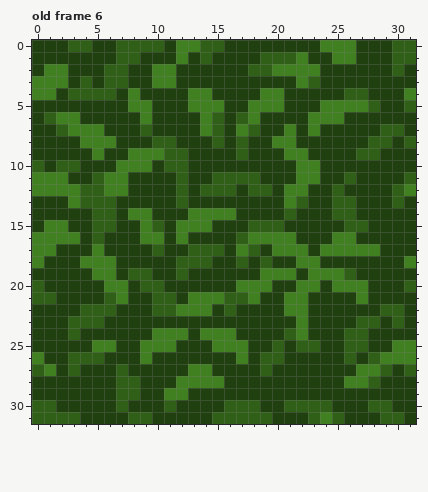
Two states of a pixel-art file, images/grass.ase. That is the earlier state.
32x32 pixels, 7 frames. Shown: old frame 6. The commit also changed other frames, which this record leaves out.
Once edited:
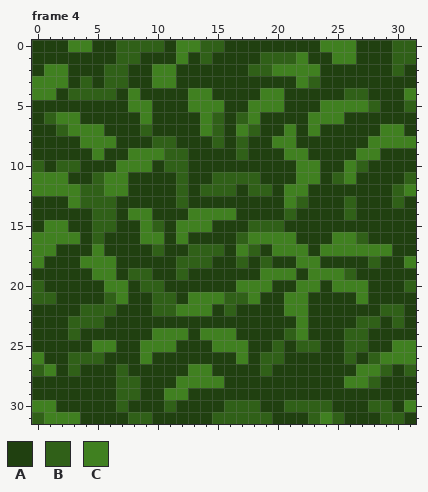
Palette (. is transparent): A #204010  B #306018  C #408020
A new or re-ordered frame is compared with the old frame closest to it.
The edit:
frames 7 -> 5
Frame 4 is new; against old frame 6:
Colour B becomes colour A in rows 12 to 14 at x 25; in row 15 at x 26 to 27.
Colour A becomes colour B in row 10 at x 27; in row 11 at x 25; in row 16 at x 27; in row 18 at x 28.
Colour A becomes colour C in row 8 at x 30; in row 10 at x 26; in row 17 at x 29; in row 30 at x 31.
Colour B becomes colour C in row 0 at x 3 to 4; in row 7 at x 29 to 30; in row 8 at x 28 to 29 and 31; in row 9 at x 27 to 28; in row 11 at x 26; in row 30 at x 0 to 1.
Colour B becomes colour C in row 31 at x 1 to 3.
Pixel boxes of the changes (left, top, right, bottom) in both pictures:
changed: (68, 40, 92, 52)
changed: (332, 124, 416, 268)
changed: (32, 400, 80, 424)
changed: (404, 400, 416, 412)
